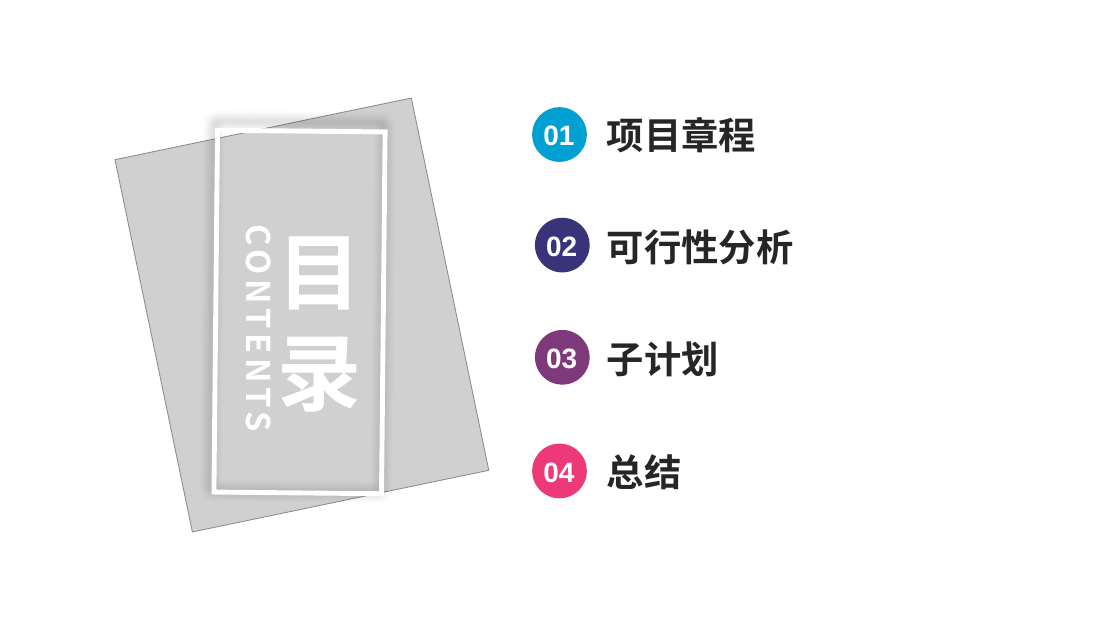
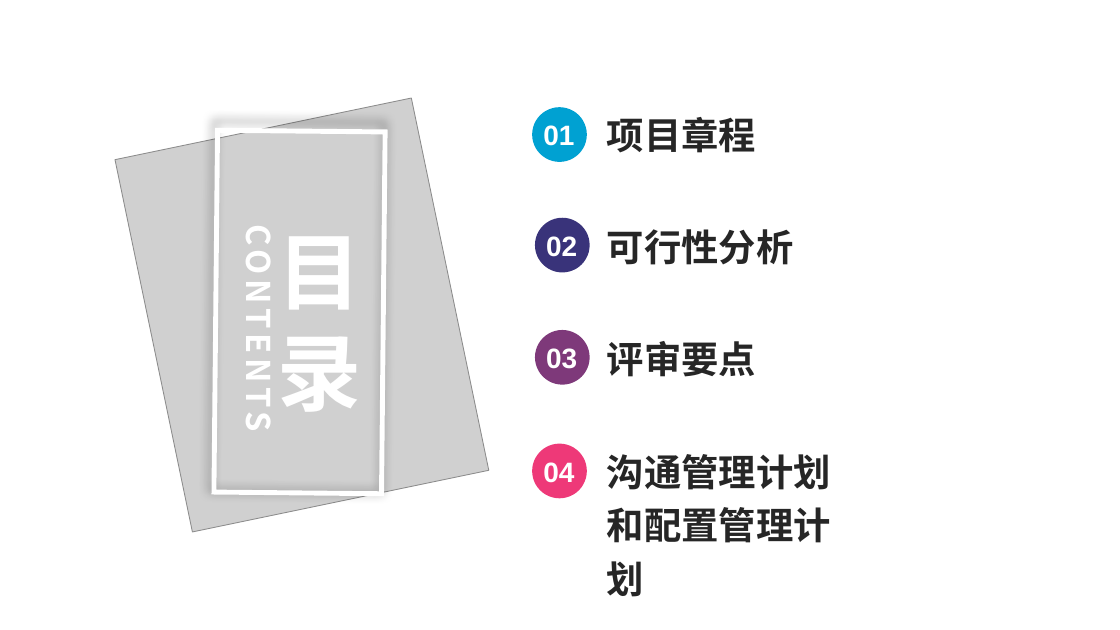
Before and after one commit to SarielX98/PRD2018G14, a slide deck: slide 2 of 受控文档/PPT/PRD2018-G14-软件需求工程审核PPT.pptx. Drawn at 1120x630 pixels with LibreOffice and Linux fonts; fonts in the diff are those of the drawing; grey boxes stand for pictures; background and template pictures are left out. Boxes give left, top, right and bottom in pixels: in the first picture for what was removed or moved away, otherwise in the second. Text is boxed around its words. In the diff, an @@ line names an element or a change of style, - is before the commit and + after.

```diff
--- a/受控文档/PPT/PRD2018-G14-软件需求工程审核PPT.pptx
+++ b/受控文档/PPT/PRD2018-G14-软件需求工程审核PPT.pptx
@@ text at (607,341,756,377): text changed @@
-子计划
+评审要点
@@ text at (607,454,831,597): text changed @@
-总结
+沟通管理计划和配置管理计划
```
Also in this commit, not shown: 10 other slides changed, 8 slides added, 4 other files.
